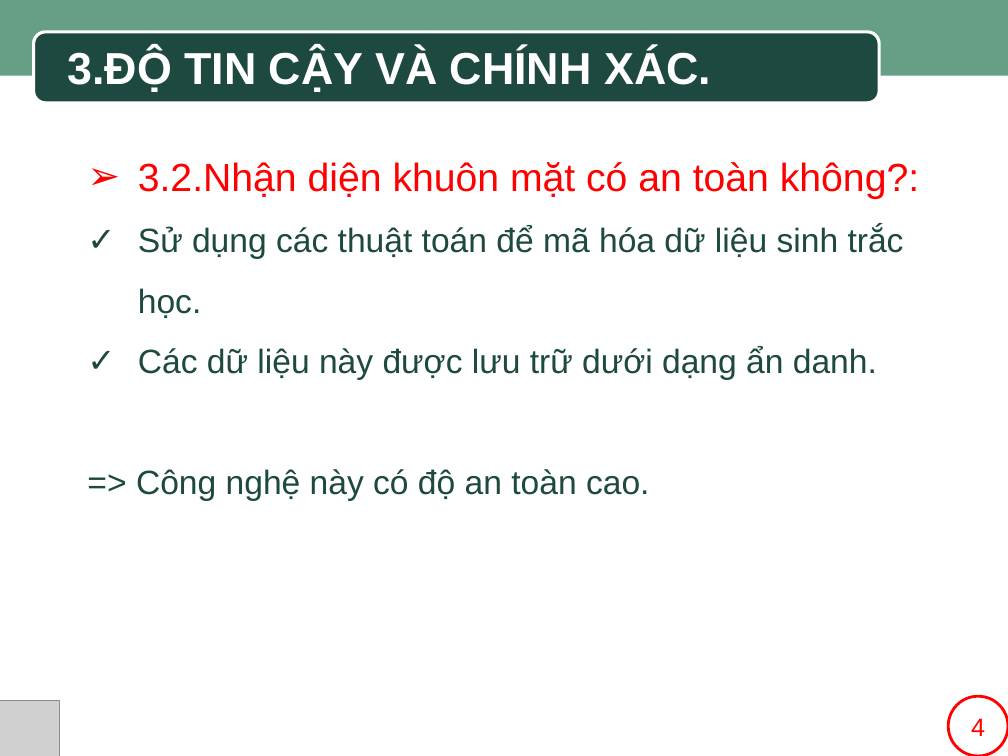
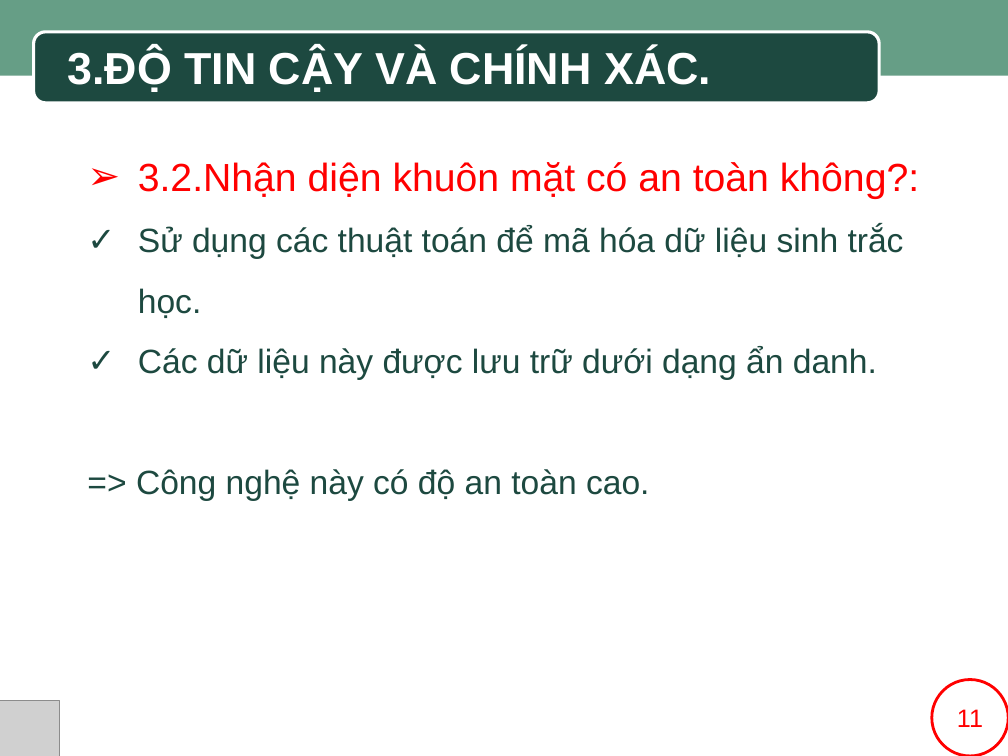
Before and after one commit to SaintLaurentxTran/hutech-23dthd4-nhom7, a slide deck: slide 11 of BÀI THUYẾT TRÌNH MẪU.pptx. Drawn at 1008x756 pixels with LibreOffice and Linux fonts; fonts in the diff are those of the drawing; grey boxes stand for pictures; background and template pictures are left out. Boxes give left, top, right and bottom in pixels: in the first picture for what was removed or moved away, otherwise in the second. Text is boxed around its words. In the diff, an @@ line names an element or a change of style, - is before the commit and + after.

Commit message:
fix lại stt

```diff
--- a/BÀI THUYẾT TRÌNH MẪU.pptx
+++ b/BÀI THUYẾT TRÌNH MẪU.pptx
@@ ellipse added at box(931, 679, 1008, 756), fill #FFFFFF, outline #FF0000 2 pt, 18 pt, text #FF0000 @@
+11
@@ ellipse removed at box(949, 697, 1008, 756) @@
-4
```
Also in this commit, not shown: 16 other slides changed.
